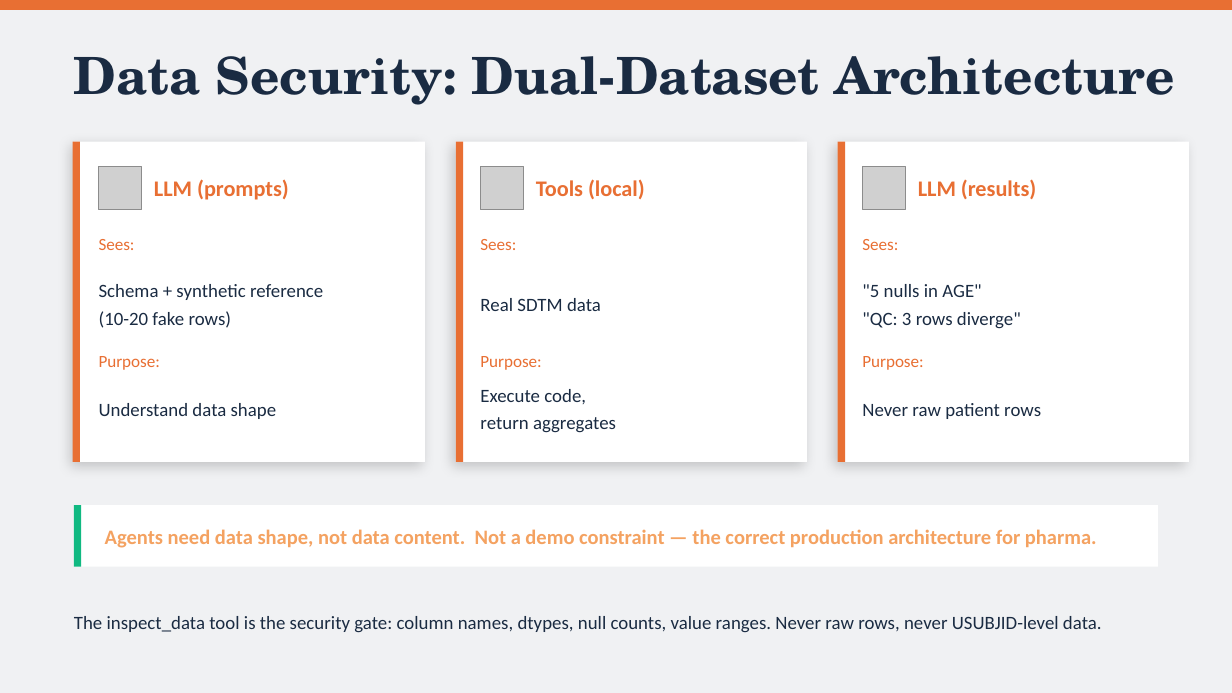
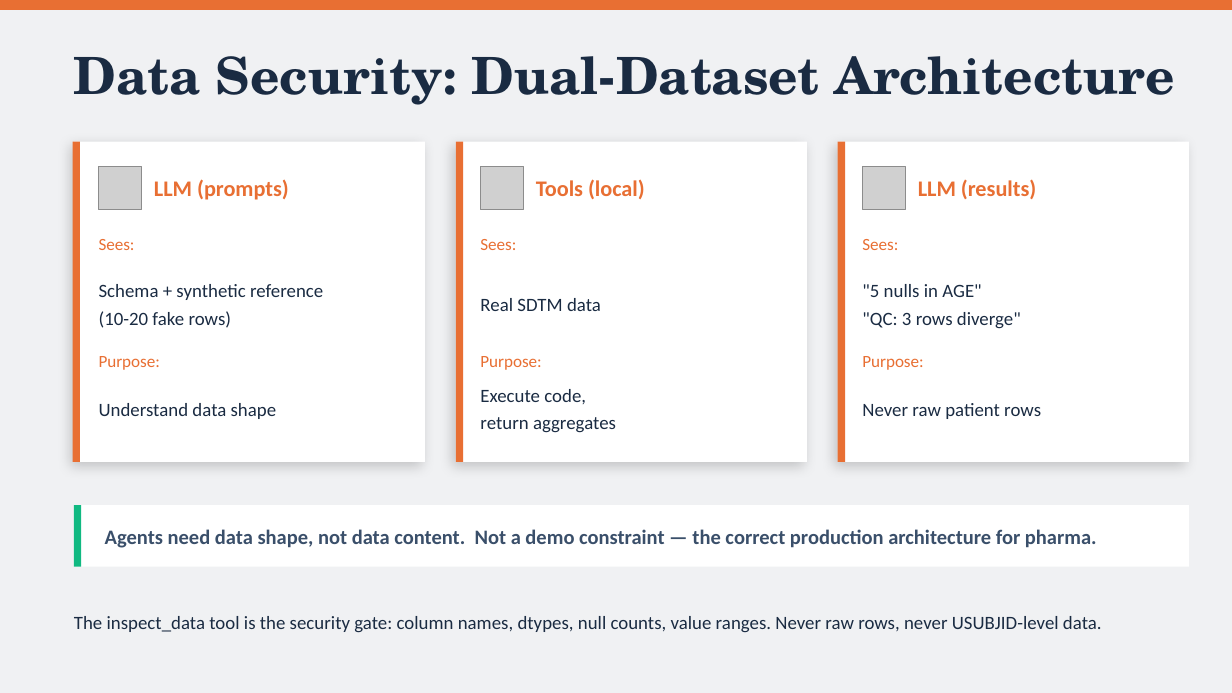
Before and after one commit to matt-grain/pharma-derive, a slide deck: slide 13 of presentation/CDDE_Presentation.pptx (slide 9 before the commit). Drawn at 1232x693 pixels with LibreOffice and Linux fonts; fonts in the diff are those of the drawing; grey boxes stand for pictures. Boxes give left, top, right and bottom in pixels: in the first picture for what was removed or moved away, otherwise in the second. Text is boxed around its words. In the diff, an @@ line names an element or a change of style, - is before the commit and + after.

```diff
--- a/presentation/CDDE_Presentation.pptx
+++ b/presentation/CDDE_Presentation.pptx
@@ rectangle: place and size @@
-rectangle at (74,505,1158,567)
+rectangle at (74,505,1189,567)
@@ text "Agents need data shape, not ..." at (105,529,1097,548): text colour #F4A261 to #3A4F6A @@
```
Also in this commit, not shown: 12 other slides changed, 1 slide added, 1 other file.
